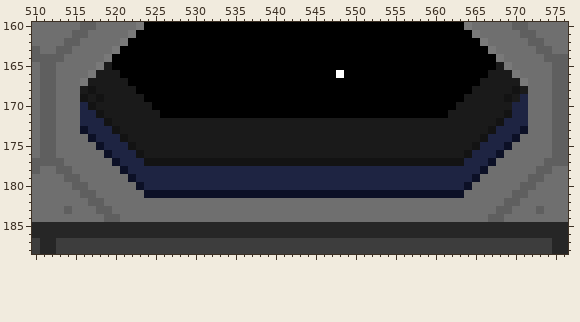
Edited in one commit: pixel-art file (Assets/Resources/Images/Concepts/Spaceship-Full-0001.aseprite). Above is the file before it was changed.
1024x1024 pixels, 1 frame. Colours within 5 levels of each other are drawn and written as one. Shown: x 510..576, y 160..188.
New version:
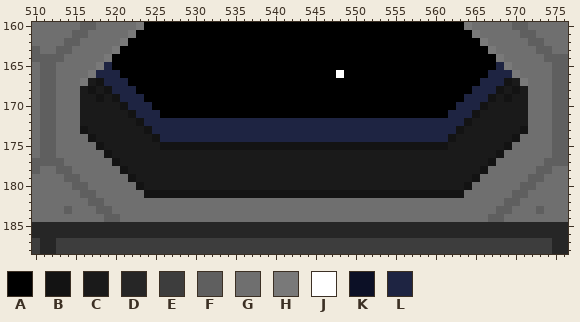
Palette (. is transparent): A #000000  B #131313  C #1a1a1a  D #262626  E #3d3d3d  F #5f5f5f  G #6f6f6f  H #797979  J #ffffff  K #0c1026  L #1e2442
What changed:
{"where": "layer \"Wall Group (3)/Wall Base\""}
{"y":165,"x":519,"old":"C","new":"L"}
{"y":165,"x":568,"old":"C","new":"L"}
{"y":166,"x":518,"old":"CCC","new":"LLL"}
{"y":166,"x":567,"old":"CCC","new":"LLL"}
{"y":167,"x":518,"old":"CCCC","new":"BLLL"}
{"y":167,"x":566,"old":"CCCC","new":"LLLB"}
{"y":168,"x":519,"old":"CCCC","new":"BLLL"}
{"y":168,"x":565,"old":"CCCC","new":"LLLB"}
{"y":169,"x":516,"old":"B","new":"C"}
{"y":169,"x":520,"old":"CCCC","new":"BLLL"}
{"y":169,"x":564,"old":"CCCC","new":"LLLB"}
{"y":169,"x":571,"old":"L","new":"C"}
{"y":170,"x":516,"old":"LB","new":"CC"}
{"y":170,"x":521,"old":"CCCC","new":"BLLL"}
{"y":170,"x":563,"old":"CCCC","new":"LLLB"}
{"y":170,"x":570,"old":"LL","new":"CC"}
{"y":171,"x":516,"old":"LLB","new":"CCC"}
{"y":171,"x":522,"old":"CCCC","new":"BLLL"}
{"y":171,"x":562,"old":"CCCC","new":"LLLB"}
{"y":171,"x":569,"old":"BLL","new":"CCC"}
{"y":172,"x":516,"old":"LLLB","new":"CCCC"}
{"y":172,"x":523,"old":"CCCCCCCCCCCCCCCCCCCCCCCCCCCCCCCCCCCCCCCCCC","new":"BLLLLLLLLLLLLLLLLLLLLLLLLLLLLLLLLLLLLLLLLB"}
{"y":172,"x":568,"old":"BLLL","new":"CCCC"}
{"y":173,"x":516,"old":"KLLLB","new":"BCCCC"}
{"y":173,"x":524,"old":"CCCCCCCCCCCCCCCCCCCCCCCCCCCCCCCCCCCCCCCC","new":"BLLLLLLLLLLLLLLLLLLLLLLLLLLLLLLLLLLLLLLB"}
{"y":173,"x":567,"old":"BLLLK","new":"CCCCB"}
{"y":174,"x":517,"old":"KLLLB","new":"BCCCC"}
{"y":174,"x":525,"old":"CCCCCCCCCCCCCCCCCCCCCCCCCCCCCCCCCCCCCC","new":"BLLLLLLLLLLLLLLLLLLLLLLLLLLLLLLLLLLLLB"}
{"y":174,"x":566,"old":"BLLLK","new":"CCCCB"}
{"y":175,"x":518,"old":"KLLLB","new":"BCCCC"}
{"y":175,"x":526,"old":"CCCCCCCCCCCCCCCCCCCCCCCCCCCCCCCCCCCC","new":"BBBBBBBBBBBBBBBBBBBBBBBBBBBBBBBBBBBB"}
{"y":175,"x":565,"old":"BLLLK","new":"CCCCB"}
{"y":176,"x":519,"old":"KLLLB","new":"BCCCC"}
{"y":176,"x":564,"old":"BLLLK","new":"CCCCB"}
{"y":177,"x":520,"old":"KLLLBBBBBBBBBBBBBBBBBBBBBBBBBBBBBBBBBBBBBBBBLLLK","new":"BCCCCCCCCCCCCCCCCCCCCCCCCCCCCCCCCCCCCCCCCCCCCCCB"}
{"y":178,"x":521,"old":"KLLLLLLLLLLLLLLLLLLLLLLLLLLLLLLLLLLLLLLLLLLLLK","new":"BCCCCCCCCCCCCCCCCCCCCCCCCCCCCCCCCCCCCCCCCCCCCB"}
{"y":179,"x":522,"old":"KLLLLLLLLLLLLLLLLLLLLLLLLLLLLLLLLLLLLLLLLLLK","new":"BCCCCCCCCCCCCCCCCCCCCCCCCCCCCCCCCCCCCCCCCCCB"}
{"y":180,"x":523,"old":"KLLLLLLLLLLLLLLLLLLLLLLLLLLLLLLLLLLLLLLLLK","new":"BCCCCCCCCCCCCCCCCCCCCCCCCCCCCCCCCCCCCCCCCB"}
{"y":181,"x":524,"old":"KKKKKKKKKKKKKKKKKKKKKKKKKKKKKKKKKKKKKKKK","new":"BBBBBBBBBBBBBBBBBBBBBBBBBBBBBBBBBBBBBBBB"}
{"label":"changed","picture_box":[80,62,528,198]}
